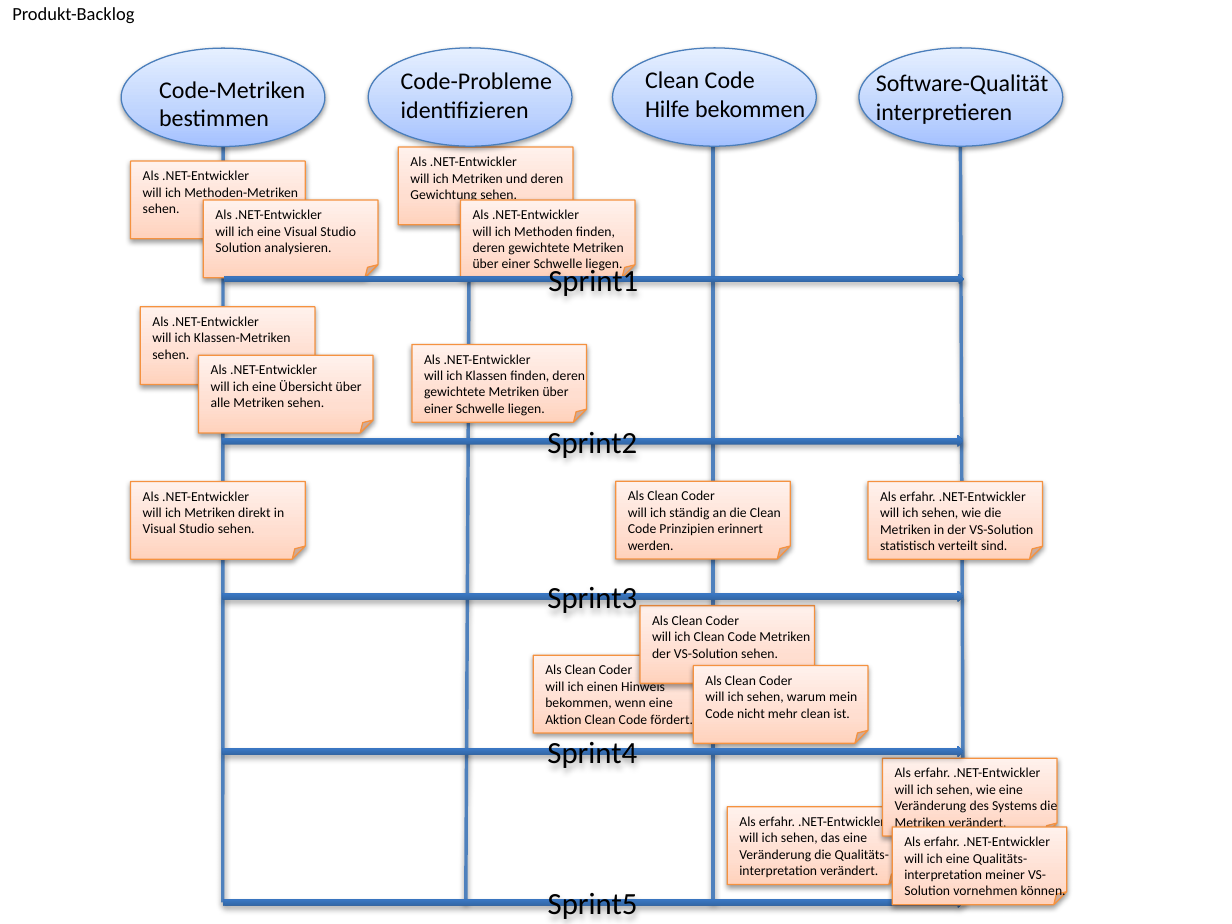
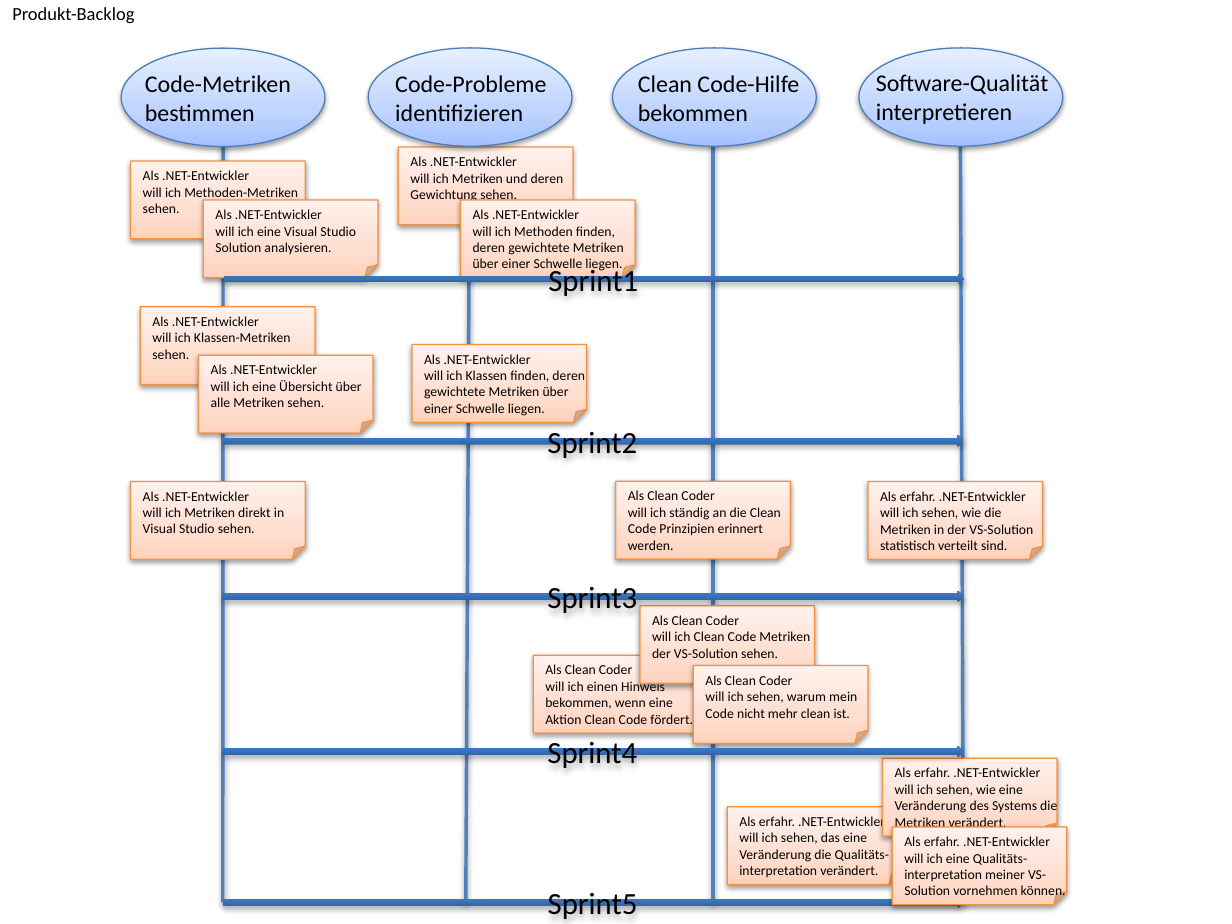
Before and after one commit to halllo/MTSS12, a slide deck: slide 6 of text/images/illustrations.pptx. Drawn at 1232x924 pixels with LibreOffice and Linux fonts; fonts in the diff are those of the drawing. Boxes give left, top, right and bottom in pixels: in the first picture for what was removed or moved away, otherwise in the second. Text is boxed around its words. In the diff, an @@ line names an element or a change of style, - is before the commit and + after.

```diff
--- a/text/images/illustrations.pptx
+++ b/text/images/illustrations.pptx
@@ text "Code-Metriken": place and size @@
-text "Code-Metriken" at <box>159,81,305,126</box>
+text "Code-Metriken" at <box>145,75,291,121</box>
@@ text "Code-Probleme": place and size @@
-text "Code-Probleme" at <box>401,72,552,118</box>
+text "Code-Probleme" at <box>395,75,546,121</box>
@@ text at <box>638,75,799,121</box>: text changed @@
-Clean Code
-Hilfe bekommen
+Clean Code-Hilfe bekommen
```
Also in this commit, not shown: 1 other slide changed, 3 other files.
